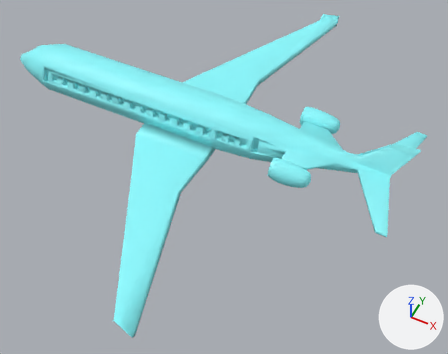
Two versions of the Blender file airmura/AirM.blend, one commit apart.
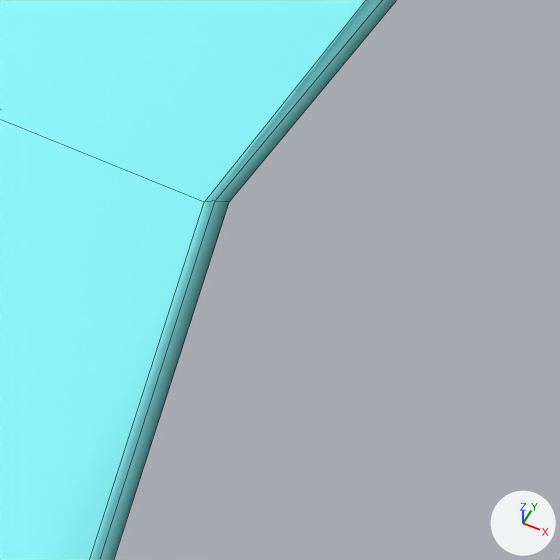
The first picture shows the older version from a 50 mm camera at (9.4, -18.3, 22.4) aimed at (1.0, -1.4, 1.2). The close-ups show both versions on the part from 33% to 51% of the width and 46% to 68% of the height of that picture. The lights are fixed; the arrows at lower right show +X, +Y and +Z. The close-ups show mesh edges as thin lines.
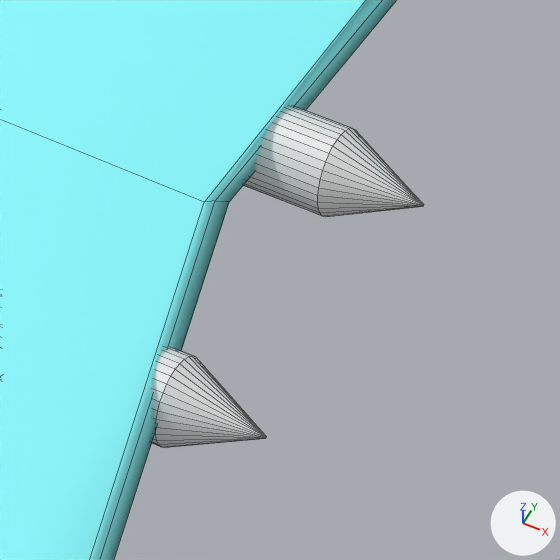
Changed parts and their boxes (x1, y1, x2, y2) in the close-ups (560 x 560 px):
'Cylinder.002', added: after (243, 106, 424, 217)
'Cylinder.003', added: after (152, 347, 266, 448)

The change in detail:
Mesh me_cylinder_003 is new.
It has 160 vertices, 130 faces and spans x -1.0..1.0, y -1.0..1.0, z -1.0..1.0.
Object 'Cylinder.003' (ob_cylinder_003) is new; it shows me_cylinder_003.
Its location is (-0.047, -5.096, 2.072).
Its rotation in degrees is (0, 90, 0).
Its scale is (0.302, 0.265, 1.14).
It gains a MIRROR modifier named 'Mirror'.
Modifier setting: use_axis = (False, True, False).
Modifier setting: mirror_object = ob_cylinder.
Object 'Cylinder.002' (ob_cylinder_002) is new; it shows a copy of me_cylinder_003.
Its location is (-0.047, -3.153, 2.072).
Its rotation in degrees is (0, 90, 0).
Its scale is (0.302, 0.265, 1.14).
It gains a MIRROR modifier named 'Mirror'.
Modifier setting: use_axis = (False, True, False).
Modifier setting: mirror_object = ob_cylinder.
